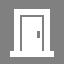
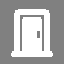
Comparing the layer stacks of the two 64 × 64 images. Changes:
painted on "Layer 1" over bbox(10, 9, 54, 57)
